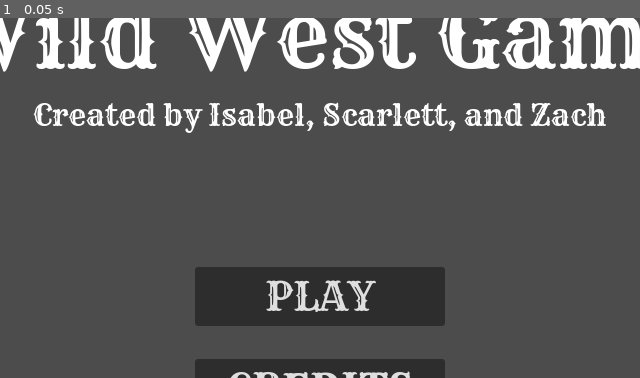
Above: before the commit, frame 1.
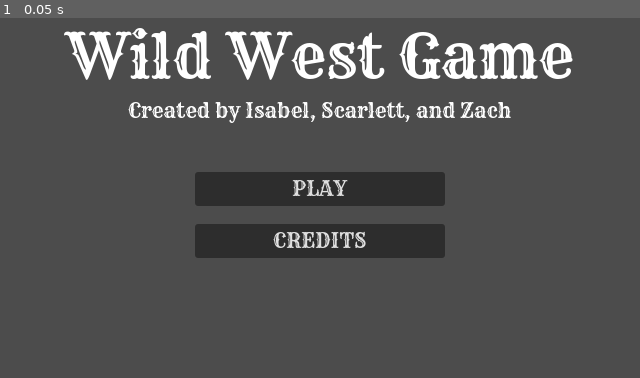
Above: after the commit, the same moment.

Repository: iltusing/hoohacks26
Game: Godot game, scene res://scenes/title.tscn
The game is run twice, just before and just after one commit, with the same random seed, the same clock (stepped at 60 frames per second) and the same inputs.
Inputs:
- Up to frame 1 (0.05 s): no input

The runs differ from the first frame. In frame 1, 27% of the frame differs, in the area x 0-100%, y 0-100%.

Commit message:
Remove DS file

Diff:
--- a/wild-west-game/project.godot
+++ b/wild-west-game/project.godot
@@ -19,11 +19,8 @@
 
 [display]
 
-window/stretch/mode="canvas_items"
-
 window/size/viewport_width=640
 window/size/viewport_height=360
-window/size/mode=1
 window/stretch/mode="canvas_items"
 
 [input]
--- a/wild-west-game/scenes/title.tscn
+++ b/wild-west-game/scenes/title.tscn
@@ -21,7 +21,7 @@
 [node name="title" type="Label" parent="VBoxContainer/title_container" unique_id=1715514048]
 layout_mode = 2
 theme_override_fonts/font = ExtResource("1_4ignj")
-theme_override_font_sizes/font_size = 90
+theme_override_font_sizes/font_size = 60
 text = "Wild West Game"
 
 [node name="author_container" type="CenterContainer" parent="VBoxContainer" unique_id=969530833]
@@ -31,11 +31,11 @@
 [node name="authors" type="Label" parent="VBoxContainer/author_container" unique_id=999736021]
 layout_mode = 2
 theme_override_fonts/font = ExtResource("1_4ignj")
-theme_override_font_sizes/font_size = 30
+theme_override_font_sizes/font_size = 20
 text = "Created by Isabel, Scarlett, and Zach"
 
 [node name="HSeparator" type="HSeparator" parent="VBoxContainer" unique_id=1458002189]
-custom_minimum_size = Vector2(0, 125)
+custom_minimum_size = Vector2(0, 40)
 layout_mode = 2
 theme_override_styles/separator = SubResource("StyleBoxEmpty_4ignj")
 
@@ -44,11 +44,11 @@
 layout_mode = 2
 size_flags_horizontal = 4
 theme_override_fonts/font = ExtResource("1_4ignj")
-theme_override_font_sizes/font_size = 40
+theme_override_font_sizes/font_size = 20
 text = "PLAY"
 
 [node name="HSeparator2" type="HSeparator" parent="VBoxContainer" unique_id=614688487]
-custom_minimum_size = Vector2(0, 25)
+custom_minimum_size = Vector2(0, 10)
 layout_mode = 2
 theme_override_styles/separator = SubResource("StyleBoxEmpty_4ignj")
 
@@ -57,5 +57,5 @@
 layout_mode = 2
 size_flags_horizontal = 4
 theme_override_fonts/font = ExtResource("1_4ignj")
-theme_override_font_sizes/font_size = 40
+theme_override_font_sizes/font_size = 20
 text = "CREDITS"
Not shown, removed: .DS_Store
